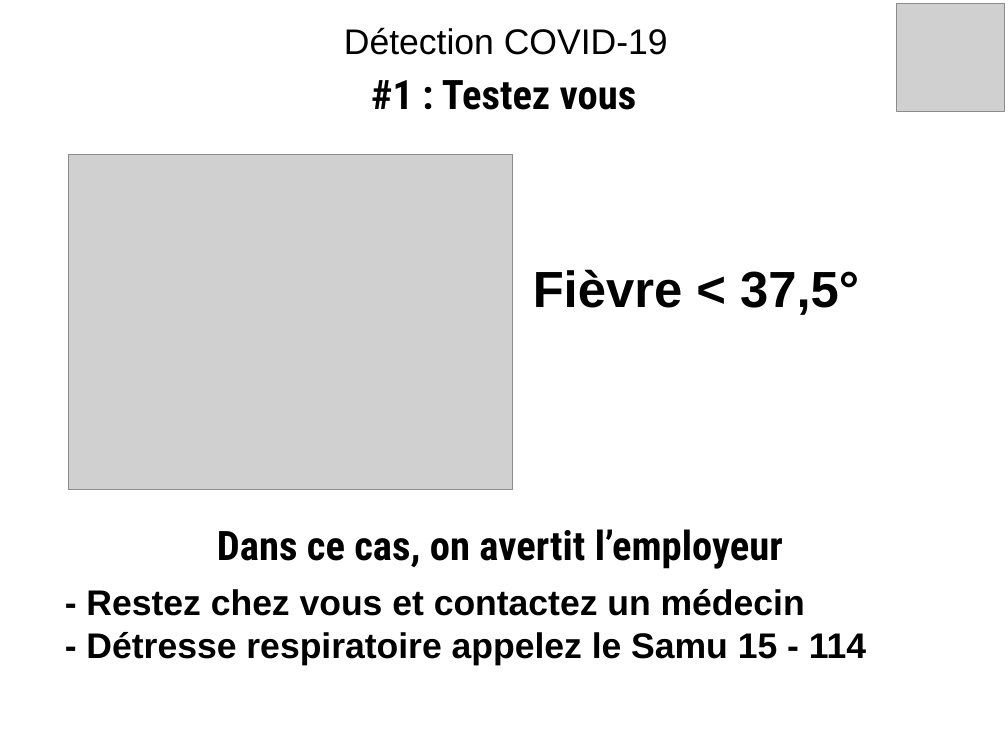
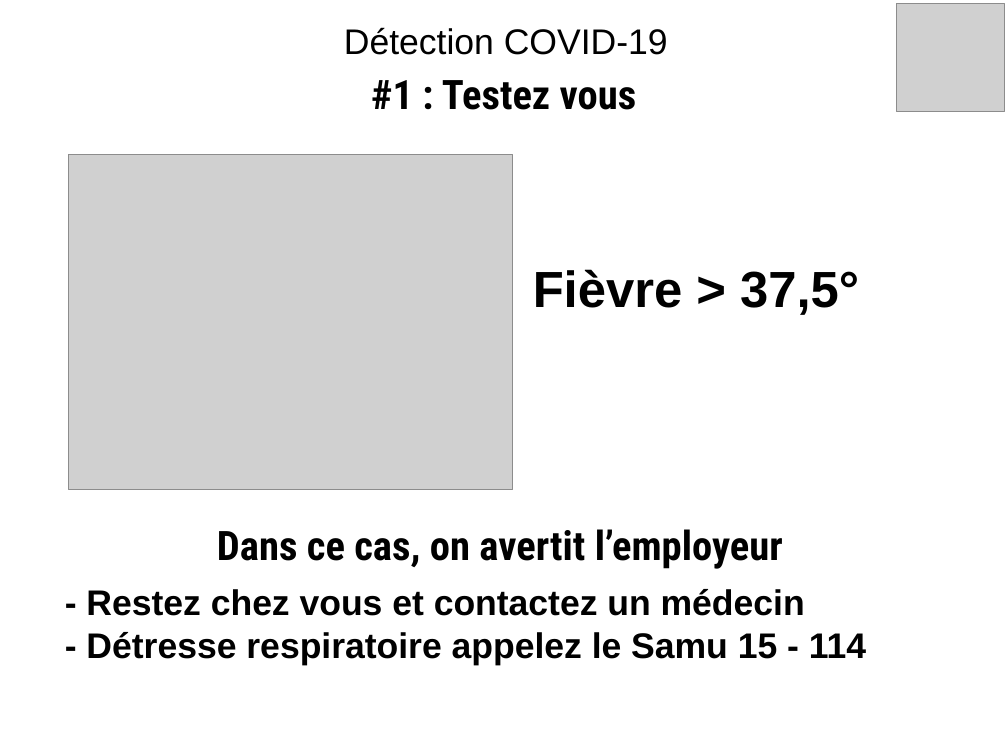
Before and after one commit to Evarisk/bibliotheque-media-risque, a slide deck: slide 1 of causerie/produits-emissions-dechets/prevention-detection-covid-19/prevention-detection-covid-19.odp. Drawn at 1008x756 pixels with LibreOffice and Linux fonts; fonts in the diff are those of the drawing; grey boxes stand for pictures; background and template pictures are left out. Boxes give left, top, right and bottom in pixels: in the first picture for what was removed or moved away, otherwise in the second. Text is boxed around its words. In the diff, an @@ line names an element or a change of style, - is before the commit and + after.

```diff
--- a/causerie/produits-emissions-dechets/prevention-detection-covid-19/prevention-detection-covid-19.odp
+++ b/causerie/produits-emissions-dechets/prevention-detection-covid-19/prevention-detection-covid-19.odp
@@ title at (533,269,859,315): text changed @@
-Fièvre < 37,5°
+Fièvre > 37,5°
```
Also in this commit, not shown: 1 other file.
